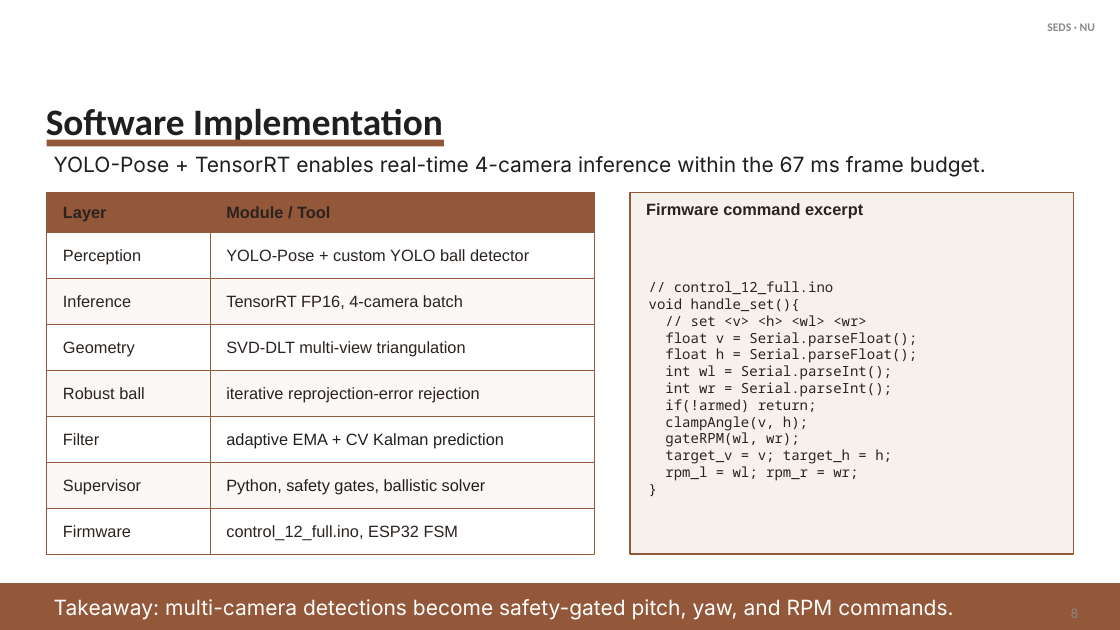
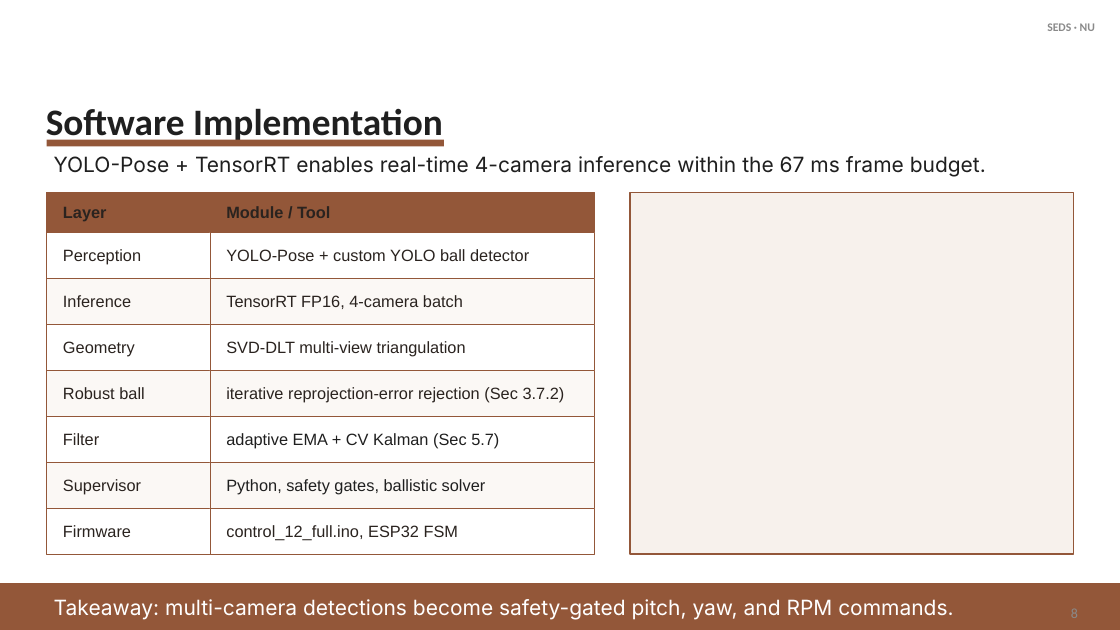
Before and after one commit to Shadow-Git-Friend/Project_Cam, a slide deck: slide 9 of thesis_defense_presentation/thesis_defense_final_revised.pptx. Drawn at 1120x630 pixels with LibreOffice and Linux fonts; fonts in the diff are those of the drawing; background and template pictures are left out. Boxes give left, top, right and bottom in pixels: in the first picture for what was removed or moved away, otherwise in the second. Text is boxed around its words. In the diff, an @@ line names an element or a change of style, - is before the commit and + after.

```diff
--- a/thesis_defense_presentation/thesis_defense_final_revised.pptx
+++ b/thesis_defense_presentation/thesis_defense_final_revised.pptx
@@ text removed at (646, 203, 863, 219) @@
-Firmware command excerpt
@@ text removed at (649, 281, 917, 481) @@
-// control_12_full.ino
-void handle_set(){
-// set <v> <h> <wl> <wr>
-float v = Serial.parseFloat();
-float h = Serial.parseFloat();
-int wl = Serial.parseInt();
-int wr = Serial.parseInt();
-if(!armed) return;
-clampAngle(v, h);
-gateRPM(wl, wr);
-target_v = v; target_h = h;
-rpm_l = wl; rpm_r = wr;
-}
@@ text at (226, 387, 565, 403): text changed @@
-iterative reprojection-error rejection
+iterative reprojection-error rejection (Sec 3.7.2)
@@ text at (226, 433, 499, 449): text changed @@
-adaptive EMA + CV Kalman prediction
+adaptive EMA + CV Kalman (Sec 5.7)
```
Also in this commit, not shown: 3 other slides changed, 1 slide added, 1 other file.
